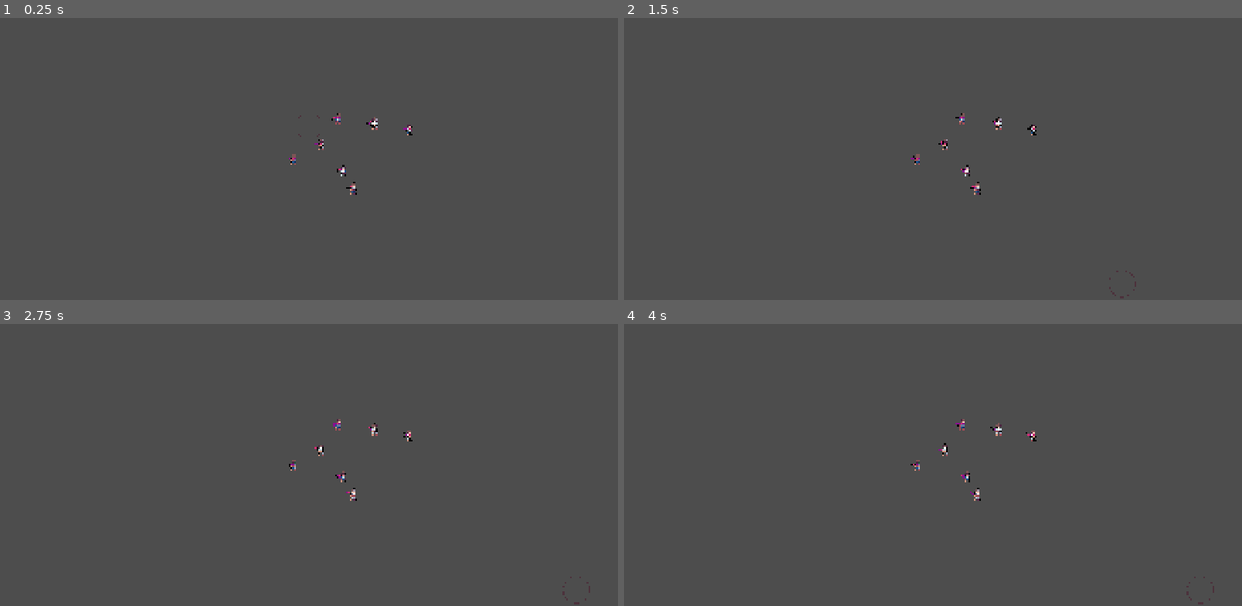
Above: before the commit, frames 1-4 (two rows, left to right).
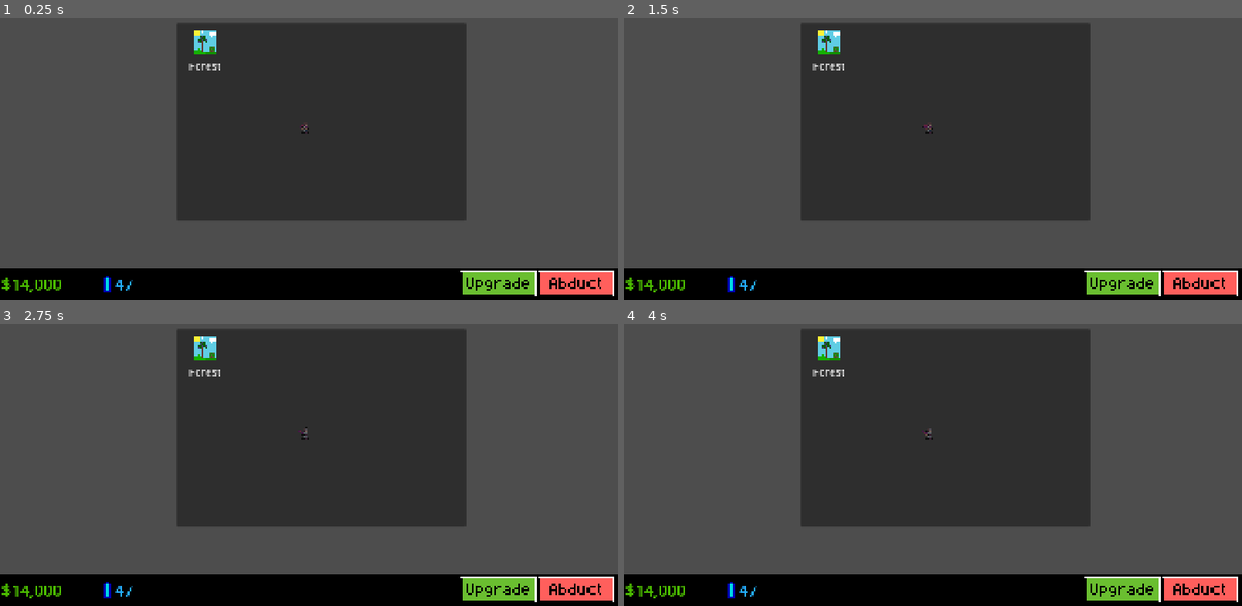
Above: after the commit, the same moments.

Repository: ottercorporationofficial-afk/Abduction
Game: Godot game, scene res://src/main.tscn
Same seed, same stepped clock (60 frames per second), same inputs: the game is played once before the commit and once after it.
Inputs (mouse positions are in pixels of both pictures, inside the frame that each line leads up to):
- Up to frame 1 (0.25 s): no input
- Up to frame 2 (1.5 s): click (1198, 283) at 0.52 s; click (1124, 283) at 1.27 s
- Up to frame 3 (2.75 s): click (574, 589) at 2.02 s
- Up to frame 4 (4 s): click (1124, 589) at 2.77 s; click (1198, 589) at 3.52 s

The runs differ from the first frame. In frame 1, 44% of the frame differs, in the area x 0-100%, y 2-100%; in frame 2, 44%; in frame 3, 44%; in frame 4, 44%.

Commit message:
added pop ups and level data base, added forest level to the database

Diff:
--- /dev/null
+++ b/Data/LevelData/Level.gd
@@ -0,0 +1,14 @@
+class_name Level
+extends RefCounted
+
+var id : String
+var name: String
+var texture: Texture2D
+var cost: int
+
+func _init(data: Dictionary = {}) -> void:
+	if data.is_empty(): return
+	id = data.id
+	name = data.name
+	texture = load("res://Art/Levels/%s.png" % id)
+	cost = data.cost
--- /dev/null
+++ b/popup.gd
@@ -0,0 +1,4 @@
+class_name SimplePopup
+extends VBoxContainer
+
+@onready var panel_container: PanelContainer = $PanelContainer
--- a/project.godot
+++ b/project.godot
@@ -18,6 +18,8 @@
 [autoload]
 
 TweenFX="*uid://d2n10rw2dnx8o"
+LevelStorage="*uid://dkvsmhjyny7ng"
+GameState="*uid://bfytwu32vnaao"
 
 [display]
 
@@ -25,8 +27,6 @@
 window/size/viewport_height=1080
 window/size/mode=2
 window/stretch/mode="canvas_items"
-window/stretch/aspect="expand"
-mouse_cursor/custom_image="uid://behee26ulw807"
 
 [editor_plugins]
 
@@ -36,6 +36,7 @@
 
 folder_colors={
 "res://Art/": "red",
+"res://Data/": "purple",
 "res://Entities/": "green",
 "res://src/": "blue"
 }
--- /dev/null
+++ b/src/GameState.gd
@@ -0,0 +1,7 @@
+extends Node
+
+var unlocked_levels : int
+
+
+func _ready() -> void:
+	unlocked_levels = 1
--- /dev/null
+++ b/src/LevelStorage.gd
@@ -0,0 +1,18 @@
+extends Node
+
+var data: Array[Level] = [
+	Level.new({
+		"id": "forest",
+		"name": "Forest",
+		"cost": 0
+	})
+]
+
+var data_dict: Dictionary
+
+func _ready() -> void:
+	for level: Level in data:
+		data_dict[level.id] = level
+
+func search(id: String) -> Level:
+	return data_dict.get(id,null)
--- /dev/null
+++ b/src/UI/hud.tscn
@@ -0,0 +1,70 @@
+[gd_scene format=3 uid="uid://bc0e58r0jgmo8"]
+
+[ext_resource type="Texture2D" uid="uid://to5pd36xogsb" path="res://Art/Research.png" id="1_aia3k"]
+[ext_resource type="Texture2D" uid="uid://dx1q78bf5lh2x" path="res://Art/AbductButton.png" id="2_f6bxe"]
+[ext_resource type="Texture2D" uid="uid://dpxnv1fy0ofmw" path="res://Art/UpgradeButton.png" id="3_4mwe0"]
+
+[node name="HUD" type="CanvasLayer" unique_id=673640033]
+
+[node name="ColorRect" type="ColorRect" parent="." unique_id=1544349843]
+anchors_preset = -1
+anchor_top = 0.9074074
+anchor_right = 1.0
+anchor_bottom = 1.0
+color = Color(0, 0, 0, 1)
+metadata/_edit_use_anchors_ = true
+
+[node name="Money" type="Label" parent="." unique_id=425804442]
+anchors_preset = -1
+anchor_left = 0.003125
+anchor_top = 0.9074074
+anchor_right = 0.11510417
+anchor_bottom = 1.0
+theme_override_colors/font_color = Color(0.29937053, 0.74571294, 0, 1)
+theme_override_font_sizes/font_size = 50
+text = "$14,000"
+vertical_alignment = 1
+metadata/_edit_use_anchors_ = true
+
+[node name="Research" type="Label" parent="." unique_id=1155814137]
+anchors_preset = -1
+anchor_left = 0.1859375
+anchor_top = 0.9074074
+anchor_right = 0.29791668
+anchor_bottom = 1.0
+theme_override_colors/font_color = Color(0.14203563, 0.6795579, 0.9999998, 1)
+theme_override_font_sizes/font_size = 50
+text = "47"
+vertical_alignment = 1
+metadata/_edit_use_anchors_ = true
+
+[node name="Research2" type="Sprite2D" parent="." unique_id=2006776425]
+modulate = Color(0, 1, 1, 1)
+position = Vector2(337.00003, 1023.00006)
+scale = Vector2(4.635, 4.635)
+texture = ExtResource("1_aia3k")
+
+[node name="Abduct" type="TextureButton" parent="." unique_id=1796372136]
+anchors_preset = -1
+anchor_left = 0.87135416
+anchor_top = 0.9166667
+anchor_right = 0.99322915
+anchor_bottom = 0.9907407
+offset_right = -117.0
+offset_bottom = -40.0
+scale = Vector2(2, 2)
+texture_normal = ExtResource("2_f6bxe")
+metadata/_edit_use_anchors_ = true
+
+[node name="Upgrade" type="TextureButton" parent="." unique_id=1323509452]
+anchors_preset = -1
+anchor_left = 0.87135416
+anchor_top = 0.9166667
+anchor_right = 0.99322915
+anchor_bottom = 0.9907407
+offset_left = -242.0
+offset_right = -359.0
+offset_bottom = -40.0
+scale = Vector2(2, 2)
+texture_normal = ExtResource("3_4mwe0")
+metadata/_edit_use_anchors_ = true
--- /dev/null
+++ b/src/UI/level_button.gd
@@ -0,0 +1,9 @@
+extends Panel
+
+
+@onready var label: RichTextLabel = $Label
+
+var level_data
+
+func setup(level):
+	level_data = level
--- /dev/null
+++ b/src/UI/level_button.tscn
@@ -0,0 +1,29 @@
+[gd_scene format=3 uid="uid://dtj5tonr5vcn6"]
+
+[ext_resource type="Script" uid="uid://nkmcwf0di0xe" path="res://src/UI/level_button.gd" id="1_8mgw4"]
+[ext_resource type="Texture2D" uid="uid://bnb5hvhbvgxsl" path="res://Art/Levels/forest.png" id="1_w8va6"]
+
+[node name="LevelButton" type="Panel" unique_id=2051391517]
+custom_minimum_size = Vector2(64, 0)
+offset_right = 86.0
+offset_bottom = 75.0
+script = ExtResource("1_8mgw4")
+
+[node name="VBoxContainer" type="VBoxContainer" parent="." unique_id=700605066]
+layout_mode = 0
+offset_right = 86.0
+offset_bottom = 75.0
+alignment = 1
+
+[node name="LevelImage" type="TextureRect" parent="VBoxContainer" unique_id=1328683481]
+custom_minimum_size = Vector2(5.7, 37.865)
+layout_mode = 2
+texture = ExtResource("1_w8va6")
+stretch_mode = 5
+
+[node name="Label" type="RichTextLabel" parent="VBoxContainer" unique_id=1806832288]
+custom_minimum_size = Vector2(3.61, 28.495)
+layout_mode = 2
+text = "Forest"
+horizontal_alignment = 1
+vertical_alignment = 1
--- /dev/null
+++ b/src/UI/levelselection.gd
@@ -0,0 +1,22 @@
+class_name level_selector
+extends SimplePopup
+
+
+@onready var vbox: VBoxContainer = $PanelContainer/MarginContainer/ScrollContainer/VBoxContainer
+@onready var grid: GridContainer = $PanelContainer/MarginContainer/ScrollContainer/VBoxContainer/GridContainer
+
+
+func _ready() -> void:
+	var levels: Array = LevelStorage.data.duplicate()
+
+	for i in range(GameState.unlocked_levels):
+		var level:  Level = levels[i]
+		_add_level(level)
+
+
+const LEVEL_BUTTON_SCENE = preload("res://src/UI/level_button.tscn")
+
+func _add_level(level):
+	var level_button = LEVEL_BUTTON_SCENE.instantiate()
+	level_button.setup(level)
+	grid.add_child(level_button)
--- /dev/null
+++ b/src/UI/levelselection.tscn
@@ -0,0 +1,34 @@
+[gd_scene format=3 uid="uid://l711wtrb1h81"]
+
+[ext_resource type="Script" uid="uid://dgrlvfj02xjsj" path="res://src/UI/levelselection.gd" id="1_8l6gd"]
+
+[node name="LevelSelector" type="VBoxContainer" unique_id=2011978141]
+offset_right = 450.0
+offset_bottom = 307.0
+script = ExtResource("1_8l6gd")
+metadata/_custom_type_script = "uid://rynqn2dflwas"
+
+[node name="PanelContainer" type="PanelContainer" parent="." unique_id=244721686]
+layout_mode = 2
+size_flags_vertical = 3
+
+[node name="MarginContainer" type="MarginContainer" parent="PanelContainer" unique_id=1014946563]
+layout_mode = 2
+theme_override_constants/margin_left = 2
+theme_override_constants/margin_top = 8
+theme_override_constants/margin_right = 2
+theme_override_constants/margin_bottom = 8
+
+[node name="ScrollContainer" type="ScrollContainer" parent="PanelContainer/MarginContainer" unique_id=1499749037]
+layout_mode = 2
+horizontal_scroll_mode = 0
+
+[node name="VBoxContainer" type="VBoxContainer" parent="PanelContainer/MarginContainer/ScrollContainer" unique_id=707707370]
+layout_mode = 2
+alignment = 1
+
+[node name="GridContainer" type="GridContainer" parent="PanelContainer/MarginContainer/ScrollContainer/VBoxContainer" unique_id=1229290112]
+layout_mode = 2
+theme_override_constants/h_separation = 2
+theme_override_constants/v_separation = 2
+columns = 5
--- /dev/null
+++ b/src/UI/popup.tscn
@@ -0,0 +1,12 @@
+[gd_scene format=3 uid="uid://cbsgsceevu8ay"]
+
+[ext_resource type="Script" uid="uid://rynqn2dflwas" path="res://popup.gd" id="1_dscap"]
+
+[node name="Popup" type="VBoxContainer" unique_id=1305997310]
+offset_right = 68.0
+offset_bottom = 46.0
+script = ExtResource("1_dscap")
+
+[node name="PanelContainer" type="PanelContainer" parent="." unique_id=241878338]
+layout_mode = 2
+size_flags_vertical = 3
--- a/src/main.gd
+++ b/src/main.gd
@@ -1,4 +1,6 @@
 extends Node2D
 
 func _ready() -> void:
-	Input.set_mouse_mode(Input.MOUSE_MODE_HIDDEN)
+
+	#Input.set_mouse_mode(Input.MOUSE_MODE_HIDDEN)
+	pass
--- a/src/main.tscn
+++ b/src/main.tscn
@@ -2,32 +2,32 @@
 
 [ext_resource type="Script" uid="uid://4akyte21j580" path="res://src/main.gd" id="1_5q4o7"]
 [ext_resource type="PackedScene" uid="uid://ga6sxr7qdr31" path="res://Entities/human.tscn" id="1_eewff"]
-[ext_resource type="PackedScene" uid="uid://c3hvqx4a3lsxc" path="res://src/Crosshair/cross_hair.tscn" id="2_gh0ne"]
+[ext_resource type="PackedScene" uid="uid://bc0e58r0jgmo8" path="res://src/UI/hud.tscn" id="3_5q4o7"]
+[ext_resource type="PackedScene" uid="uid://l711wtrb1h81" path="res://src/UI/levelselection.tscn" id="4_3cfgd"]
 
 [node name="Main" type="Node2D" unique_id=1237780417]
 script = ExtResource("1_5q4o7")
 
 [node name="Human" parent="." unique_id=75959660 instance=ExtResource("1_eewff")]
-position = Vector2(138, 194)
+position = Vector2(949, 545)
 
-[node name="Human2" parent="." unique_id=1235396715 instance=ExtResource("1_eewff")]
-position = Vector2(38, 57)
+[node name="HUD" parent="." unique_id=673640033 instance=ExtResource("3_5q4o7")]
 
-[node name="Human3" parent="." unique_id=626231326 instance=ExtResource("1_eewff")]
-position = Vector2(312, 12)
+[node name="Camera2D" type="Camera2D" parent="." unique_id=465916995]
+position = Vector2(960, 540)
 
-[node name="Human4" parent="." unique_id=1688401973 instance=ExtResource("1_eewff")]
-position = Vector2(204, -7)
-
-[node name="Human5" parent="." unique_id=1927308994 instance=ExtResource("1_eewff")]
-position = Vector2(106, 141)
-
-[node name="Human6" parent="." unique_id=1347546632 instance=ExtResource("1_eewff")]
-position = Vector2(91, -21)
-
-[node name="Human7" parent="." unique_id=2134047169 instance=ExtResource("1_eewff")]
-position = Vector2(-47, 104)
-
-[node name="Camera2D" type="Camera2D" parent="." unique_id=120662471]
-
-[node name="CrossHair" parent="." unique_id=138381416 instance=ExtResource("2_gh0ne")]
+[node name="LevelSelector" parent="." unique_id=2011978141 instance=ExtResource("4_3cfgd")]
+anchors_preset = 8
+anchor_left = 0.5
+anchor_top = 0.5
+anchor_right = 0.5
+anchor_bottom = 0.5
+offset_left = 548.0
+offset_top = 220.0
+offset_right = 998.0
+offset_bottom = 527.0
+grow_horizontal = 2
+grow_vertical = 2
+scale = Vector2(2, 2)
+size_flags_horizontal = 4
+size_flags_vertical = 4
Binary file added: Art/AbductButton.png
Not shown, added: Art/AbductButton.png.import
Binary file added: Art/Levels/forest.png
Not shown, added: Art/Levels/forest.png.import
Binary file added: Art/Research.png
Not shown, added: Art/Research.png.import
Binary file added: Art/UpgradeButton.png
Not shown, added: Art/UpgradeButton.png.import
Not shown, added: Data/LevelData/Level.gd.uid
Not shown, added: popup.gd.uid
Not shown, added: src/GameState.gd.uid
Not shown, added: src/LevelStorage.gd.uid
(and 2 more such lines)
